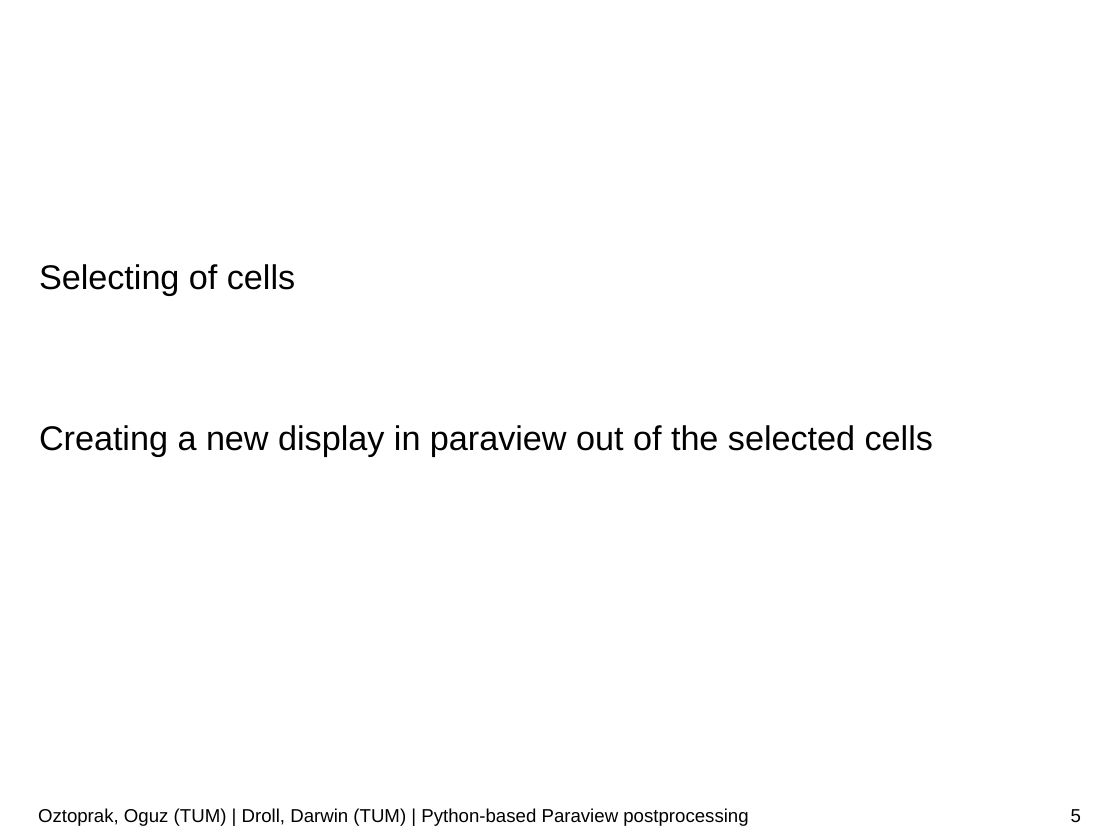
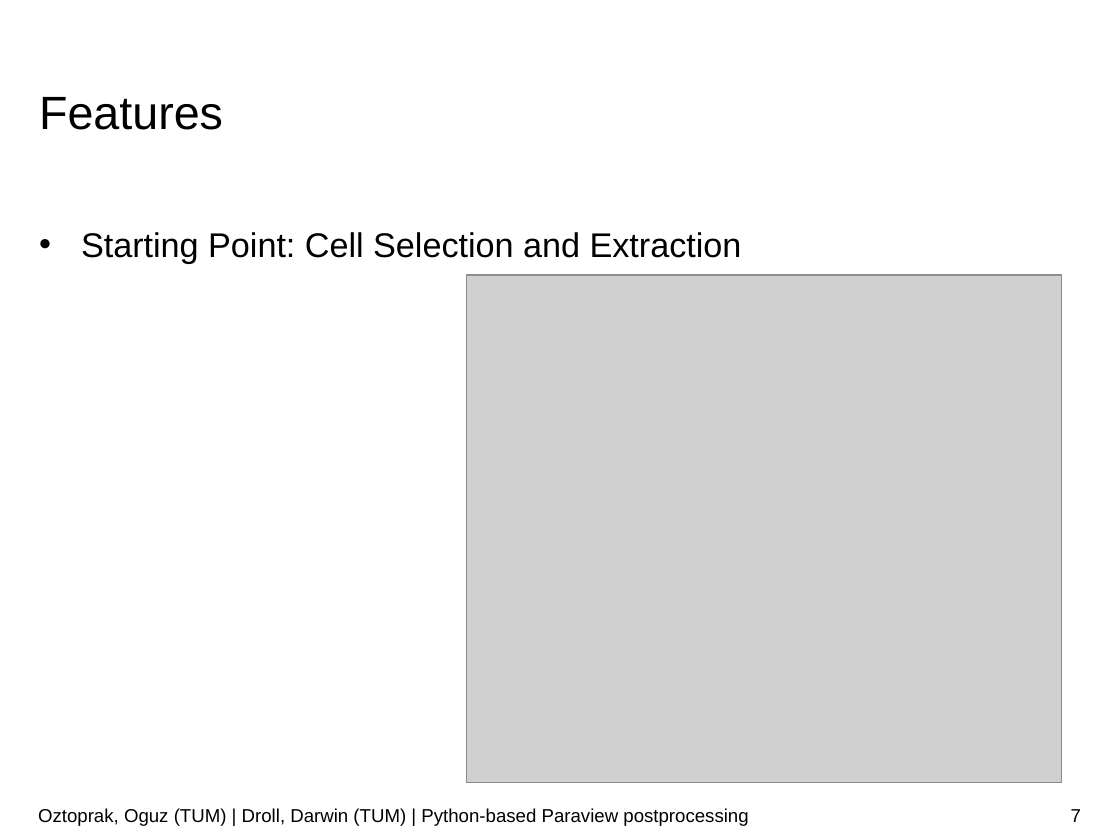
Before and after one commit to JusticeBoi/Paraview-PostProcessing-SoftwareLab, a slide deck: slide 7 of Paraview-postprocessor.pptx (slide 5 before the commit). Drawn at 1120x840 pixels with LibreOffice and Linux fonts; fonts in the diff are those of the drawing; grey boxes stand for pictures; background and template pictures are left out. Boxes give left, top, right and bottom in pixels: in the first picture for what was removed or moved away, otherwise in the second. Text is boxed around its words. In the diff, an @@ line names an element or a change of style, - is before the commit and + after.

```diff
--- a/Paraview-postprocessor.pptx
+++ b/Paraview-postprocessor.pptx
@@ text "Features" at (39, 97, 223, 130): line spacing 4pt to 11.3pt @@
@@ text at (81, 232, 742, 263): text changed @@
-Selecting of cells
-Creating a new display in paraview out of the selected cells
+• Starting Point: Cell Selection and Extraction
@@ picture added at (466, 274, 1061, 782) @@
@@ page number at (1071, 809, 1081, 822): text changed @@
-5
+7
```
Also in this commit, not shown: 8 other slides changed, 7 slides added.
